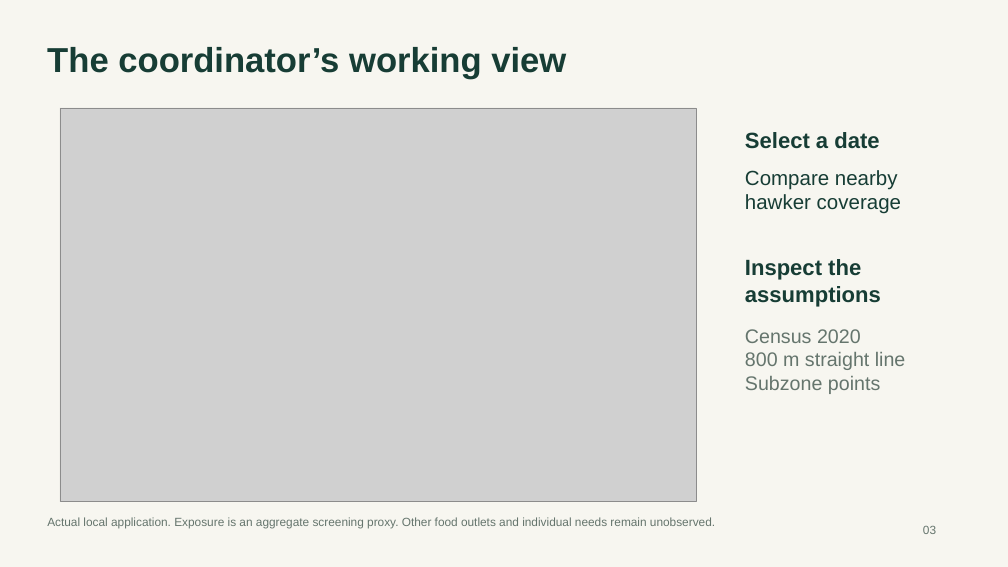
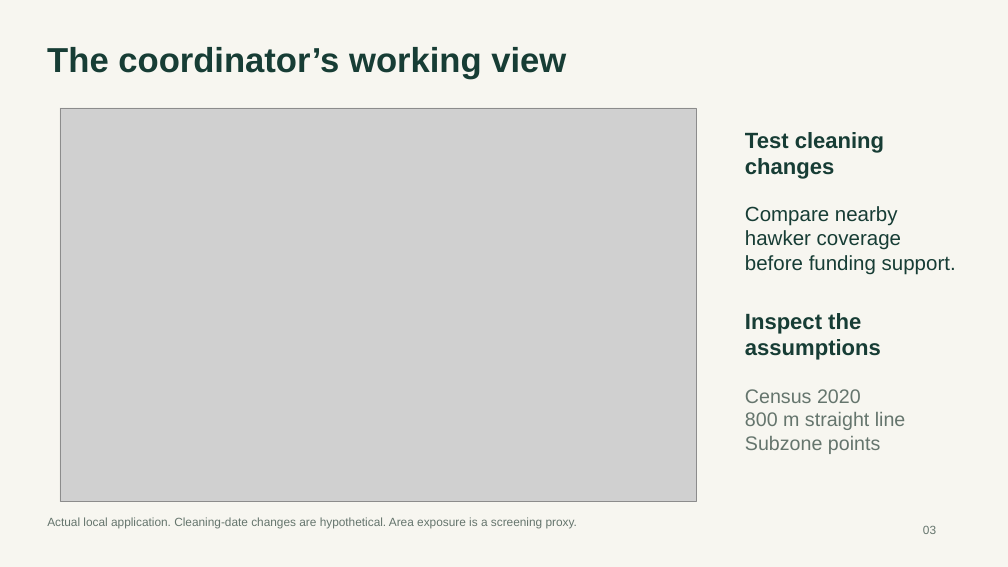
Before and after one commit to shi1720/DAISI, a slide deck: slide 3 of output/presentations/hawkerbridge-final-pitch.pptx. Drawn at 1008x567 pixels with LibreOffice and Linux fonts; fonts in the diff are those of the drawing; grey boxes stand for pictures. Boxes give left, top, right and bottom in pixels: in the first picture for what was removed or moved away, otherwise in the second. Text is boxed around its words. In the diff, an @@ line names an element or a change of style, - is before the commit and + after.

Commit message:
Show cleaning counterfactual in final pitch

```diff
--- a/output/presentations/hawkerbridge-final-pitch.pptx
+++ b/output/presentations/hawkerbridge-final-pitch.pptx
@@ text at [745,132,884,179]: text changed @@
-Select a date
+Test cleaning changes
@@ text "Compare nearby": place and size @@
-text "Compare nearby" at [745,170,901,214]
+text "Compare nearby" at [745,206,956,275]
@@ text at [745,255,956,275]: paragraph added @@
+before funding support.
@@ text "Inspect the assumptions": place and size @@
-text "Inspect the assumptions" at [745,259,881,307]
+text "Inspect the assumptions" at [745,313,881,360]
@@ text "Census 2020": place and size @@
-text "Census 2020" at [745,329,906,394]
+text "Census 2020" at [745,389,906,454]
@@ text at [47,517,577,529]: text changed @@
-Actual local application. Exposure is an aggregate screening proxy. Other food outlets and individual needs remain unobserved.
+Actual local application. Cleaning-date changes are hypothetical. Area exposure is a screening proxy.
```
Also in this commit, not shown: 2 other files.
